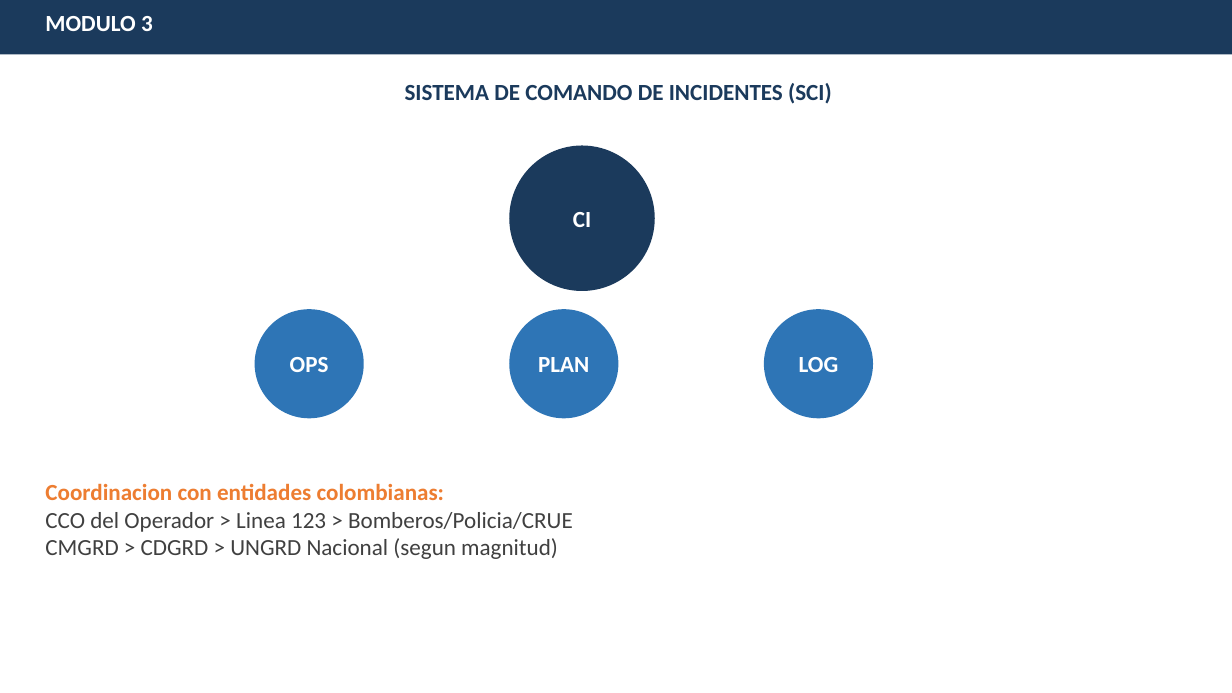
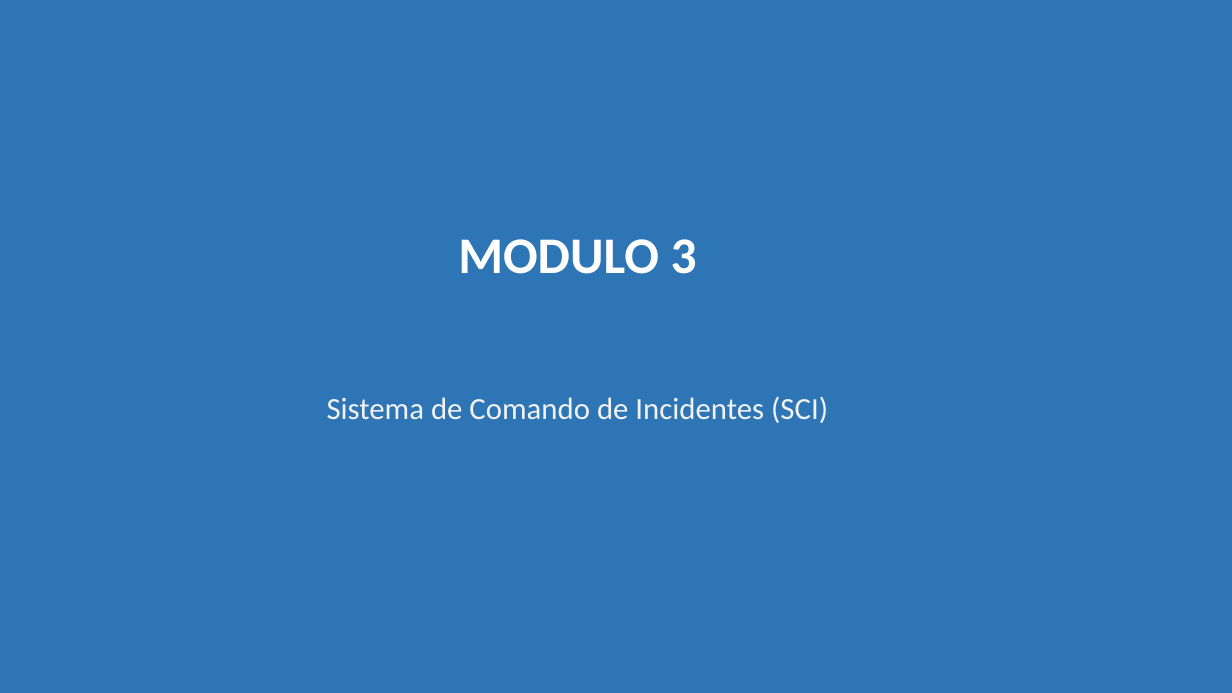
Before and after one commit to brookeprueba1/capacitacion-emergencias-ferroviarias, a slide deck: slide 8 of PRESENTACION_EMERGENCIAS_FERROVIARIAS_COLOMBIA.pptx. Drawn at 1232x693 pixels with LibreOffice and Linux fonts; fonts in the diff are those of the drawing. Boxes give left, top, right and bottom in pixels: in the first picture for what was removed or moved away, otherwise in the second. Text is boxed around its words. In the diff, an @@ line names an element or a change of style, - is before the commit and + after.

```diff
--- a/PRESENTACION_EMERGENCIAS_FERROVIARIAS_COLOMBIA.pptx
+++ b/PRESENTACION_EMERGENCIAS_FERROVIARIAS_COLOMBIA.pptx
@@ background #FFFFFF to #2E75B6 @@
@@ rectangle removed at bbox=[0, 0, 1232, 55] @@
@@ ellipse removed at bbox=[509, 145, 654, 290] @@
-CI
@@ text "MODULO 3": place and size @@
-text "MODULO 3" at bbox=[45, 16, 153, 31]
+text "MODULO 3" at bbox=[458, 239, 697, 274]
@@ text "MODULO 3" at bbox=[458, 239, 697, 274]: size 18 to 40 pt; alignment left to centre; vertical alignment top to middle @@
@@ ellipse removed at bbox=[255, 310, 364, 419] @@
-OPS
@@ ellipse removed at bbox=[509, 310, 618, 419] @@
-PLAN
@@ ellipse removed at bbox=[764, 310, 873, 419] @@
-LOG
@@ text at bbox=[327, 396, 828, 423]: text changed; size 18 to 24 pt; text colour #1B3A5C to #F2F2F2; bold off @@
-SISTEMA DE COMANDO DE INCIDENTES (SCI)
+Sistema de Comando de Incidentes (SCI)
@@ text removed at bbox=[45, 483, 573, 559] @@
-Coordinacion con entidades colombianas:
-CCO del Operador > Linea 123 > Bomberos/Policia/CRUE
-CMGRD > CDGRD > UNGRD Nacional (segun magnitud)
```
Also in this commit, not shown: 14 other slides changed, 7 slides added, 6 slides removed.
